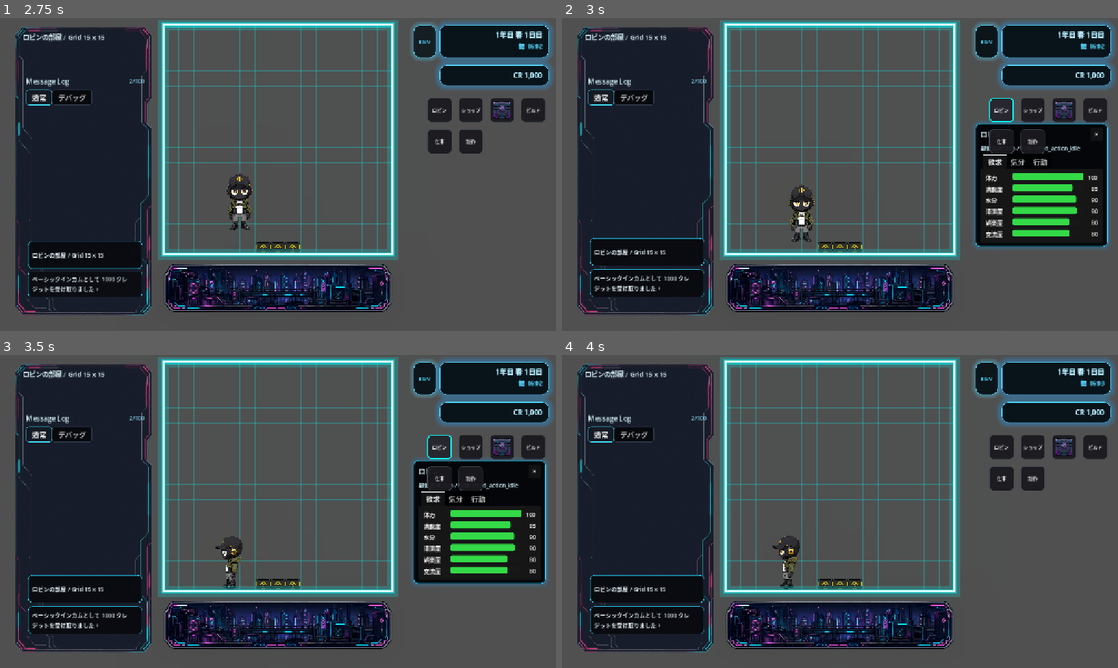
Above: before the commit, frames 1-4 (two rows, left to right).
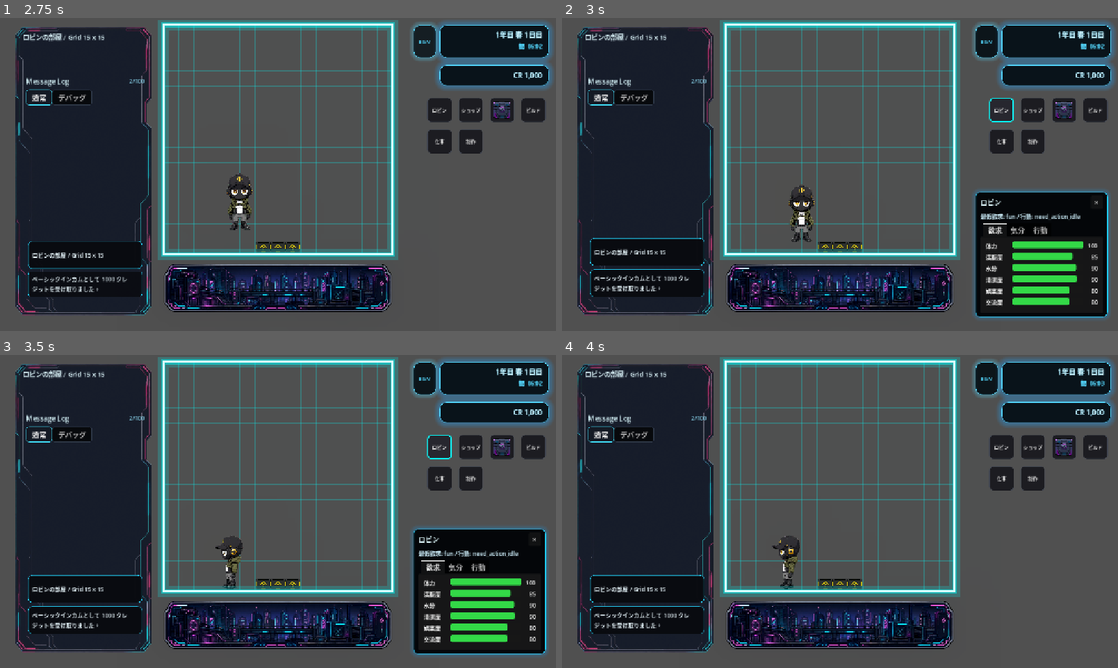
Above: after the commit, the same moments.

Repository: grimoire1089-coder/optimistic
Game: Godot game, scene res://Scenes/Boot/TitleScene.tscn
Same seed, same stepped clock (60 frames per second), same inputs: the game is played once before the commit and once after it. Sound files missing from this copy of the repository are replaced by a short silence.
Inputs:
- Up to frame 1 (2.75 s): click "はじめる" at 0.5 s; click "BGM" at 1.25 s; click "OFF" at 2 s
- Up to frame 2 (3 s): click "ロビン" at 2.75 s
- Up to frame 3 (3.5 s): no input
- Up to frame 4 (4 s): click "×" at 3.5 s

Frame 1 is identical in both runs. In frame 2, 12% of the frame differs, in the area x 74-99%, y 32-96%; in frame 3, 12%; in frame 4, nothing differs.

Commit message:
Move AI character HUD from runtime layout

Diff:
--- a/Scripts/Scenes/Main/MainScene.gd
+++ b/Scripts/Scenes/Main/MainScene.gd
@@ -199,7 +199,7 @@
 	_place_top_right_control(canvas_layer.get_node_or_null("InventoryButton") as Control, Vector2(-176.0, 184.0), RIGHT_TRAVEL_BUTTON_SIZE)
 	_place_top_right_control(canvas_layer.get_node_or_null("BuildModeButton") as Control, Vector2(-124.0, 184.0), RIGHT_TRAVEL_BUTTON_SIZE)
 	_place_top_right_control(canvas_layer.get_node_or_null("WorkCreditButton") as Control, Vector2(-72.0, 184.0), RIGHT_TRAVEL_BUTTON_SIZE)
-	_place_top_right_control(canvas_layer.get_node_or_null("AICharacterHud") as Control, Vector2(-328.0, 252.0), Vector2(304.0, 274.0))
+	_place_top_right_control(canvas_layer.get_node_or_null("AICharacterHud") as Control, Vector2(-328.0, 400.0), Vector2(304.0, 288.0))
 	_place_top_right_control(canvas_layer.get_node_or_null("WorkMenu") as Control, Vector2(-328.0, 252.0), Vector2(304.0, 158.0))
 	_place_top_right_control(canvas_layer.get_node_or_null("CraftMenu") as Control, Vector2(-328.0, 252.0), Vector2(304.0, 172.0))
 
